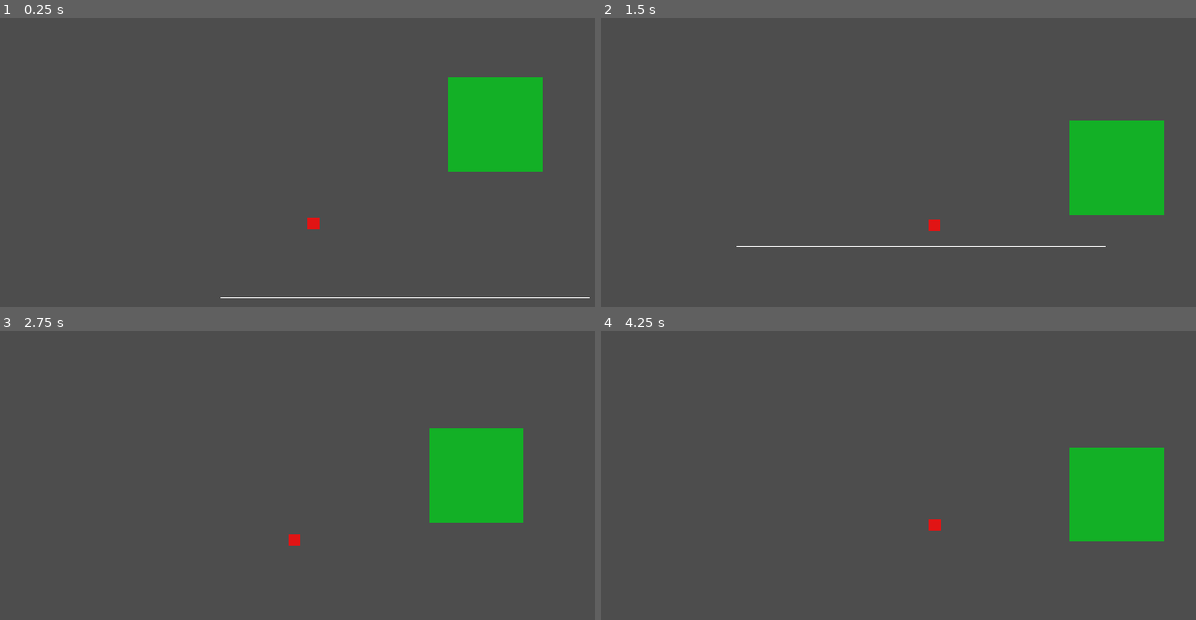
Above: before the commit, frames 1-4 (two rows, left to right).
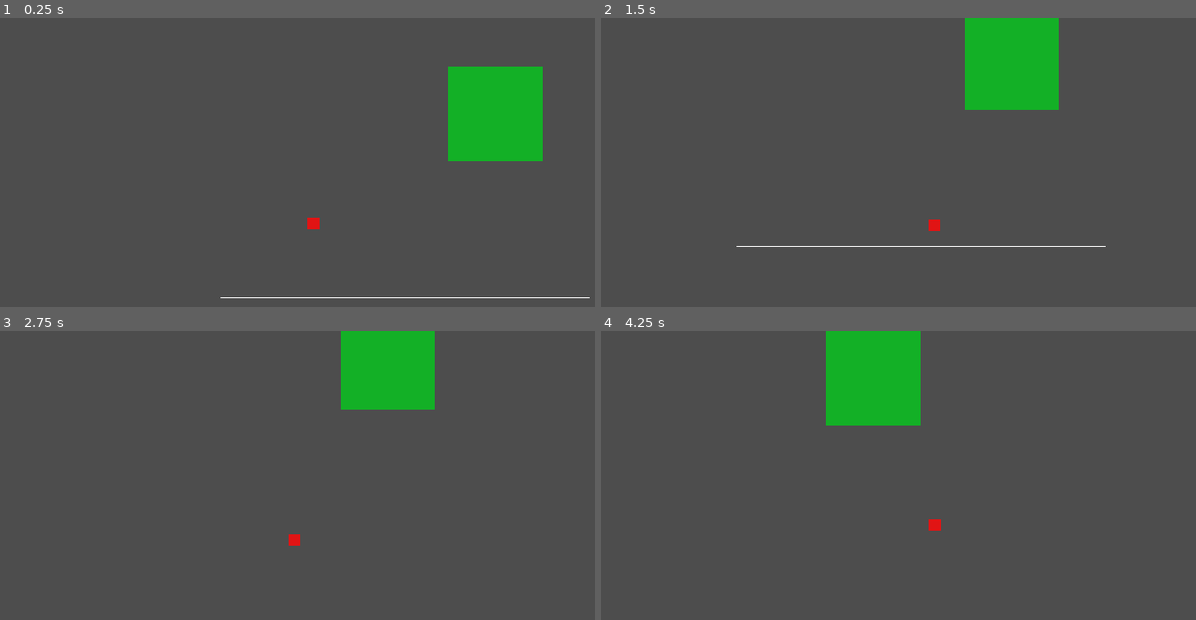
Above: after the commit, the same moments.

Repository: HampusHauffman/gamejam2024
Game: Godot game, scene res://scene/main.tscn
The game is run twice, just before and just after one commit, with the same random seed, the same clock (stepped at 60 frames per second) and the same inputs.
Inputs:
- Up to frame 1 (0.25 s): no input
- Up to frame 2 (1.5 s): tap Enter (ui_accept) at 0.5, 0.6, 0.77, 1.07, 1.35 s; hold Right (ui_right) from 0.53 s (still down)
- Up to frame 3 (2.75 s): tap Enter (ui_accept) at 1.52, 1.82, 2.1 s; release Right (ui_right) at 2.03 s; hold Left (ui_left) from 2.03 s (still down)
- Up to frame 4 (4.25 s): release Left (ui_left) at 2.78 s; hold Right (ui_right) from 2.78 s (still down); tap Enter (ui_accept) at 2.85, 3.02, 3.32, 3.6, 3.77, 4.07 s

The runs differ from the first frame. In frame 1, 1.2% of the frame differs, in the area x 75-92%, y 16-54%; in frame 2, 10%; in frame 3, 9.5%; in frame 4, 10%, in the area x 37-95%, y 0-73%.

Commit message:
wow so cool

Diff:
--- a/scene/base_player.tscn
+++ b/scene/base_player.tscn
@@ -1,6 +1,10 @@
-[gd_scene load_steps=2 format=3 uid="uid://bq2hnqeha5c0v"]
+[gd_scene load_steps=3 format=3 uid="uid://bq2hnqeha5c0v"]
 
 [ext_resource type="Script" path="res://script/base_player.gd" id="1_3uegj"]
+[ext_resource type="Script" path="res://script/player_number.gd" id="2_2kedw"]
 
 [node name="BasePlayer" type="CharacterBody2D"]
 script = ExtResource("1_3uegj")
+
+[node name="PlayerNumber" type="Node" parent="."]
+script = ExtResource("2_2kedw")
--- a/scene/big_player.tscn
+++ b/scene/big_player.tscn
@@ -14,3 +14,6 @@
 
 [node name="CollisionShape2D" type="CollisionShape2D" parent="." index="1"]
 shape = SubResource("RectangleShape2D_28pq6")
+
+[node name="PlayerNumber" parent="." index="2"]
+player_number = 2
--- a/scene/main.tscn
+++ b/scene/main.tscn
@@ -1,6 +1,7 @@
-[gd_scene load_steps=5 format=3 uid="uid://isos7bjymyuq"]
+[gd_scene load_steps=6 format=3 uid="uid://isos7bjymyuq"]
 
 [ext_resource type="PackedScene" uid="uid://bnrtbanh1r5gp" path="res://scene/small_player.tscn" id="1_ksvjd"]
+[ext_resource type="Script" path="res://script/game_manager.gd" id="1_mcltt"]
 [ext_resource type="PackedScene" uid="uid://h4ahbhfw8yal" path="res://scene/big_player.tscn" id="2_d2l3j"]
 
 [sub_resource type="WorldBoundaryShape2D" id="WorldBoundaryShape2D_jql5x"]
@@ -8,6 +9,9 @@
 [sub_resource type="CanvasTexture" id="CanvasTexture_u4e3h"]
 
 [node name="Node2D" type="Node2D"]
+
+[node name="GameManager" type="Node" parent="."]
+script = ExtResource("1_mcltt")
 
 [node name="BasePlayer" parent="." instance=ExtResource("2_d2l3j")]
 position = Vector2(245, -498)
--- a/script/base_player.gd
+++ b/script/base_player.gd
@@ -1,25 +1,32 @@
 extends CharacterBody2D
 
+const SPEED: float         = 300.0
+const JUMP_VELOCITY: float = -400.0
+@onready var player_number: int = $PlayerNumber.player_number
 
-const SPEED = 300.0
-const JUMP_VELOCITY = -400.0
+var current_player_number: int = PlayerNumber.current_player
 
 
 func _physics_process(delta: float) -> void:
-	# Add the gravity.
-	if not is_on_floor():
-		velocity += get_gravity() * delta
+    if player_number == current_player_number:
+        move(delta)
 
-	# Handle jump.
-	if Input.is_action_just_pressed("ui_accept") and is_on_floor():
-		velocity.y = JUMP_VELOCITY
 
-	# Get the input direction and handle the movement/deceleration.
-	# As good practice, you should replace UI actions with custom gameplay actions.
-	var direction := Input.get_axis("ui_left", "ui_right")
-	if direction:
-		velocity.x = direction * SPEED
-	else:
-		velocity.x = move_toward(velocity.x, 0, SPEED)
+func move(delta: float) -> void:
+    # Add the gravity.
+    if not is_on_floor():
+        velocity += get_gravity() * delta
 
-	move_and_slide()
+    # Handle jump.
+    if Input.is_action_just_pressed("ui_accept") and is_on_floor():
+        velocity.y = JUMP_VELOCITY
+
+    # Get the input direction and handle the movement/deceleration.
+    # As good practice, you should replace UI actions with custom gameplay actions.
+    var direction := Input.get_axis("ui_left", "ui_right")
+    if direction:
+        velocity.x = direction * SPEED
+    else:
+        velocity.x = move_toward(velocity.x, 0, SPEED)
+
+    move_and_slide()
--- /dev/null
+++ b/script/game_manager.gd
@@ -0,0 +1,13 @@
+extends Node
+
+
+
+var active_player : CharacterBody2D
+# Called when the node enters the scene tree for the first time.
+func _ready() -> void:
+	pass # Replace with function body.
+
+
+# Called every frame. 'delta' is the elapsed time since the previous frame.
+func _process(delta: float) -> void:
+	pass
--- /dev/null
+++ b/script/player_number.gd
@@ -0,0 +1,14 @@
+extends Node
+class_name PlayerNumber
+
+@export var player_number: int = 1
+static var current_player: int = 1
+
+# Called when the node enters the scene tree for the first time.
+func _ready() -> void:
+	pass # Replace with function body.
+
+
+# Called every frame. 'delta' is the elapsed time since the previous frame.
+func _process(delta: float) -> void:
+	pass
